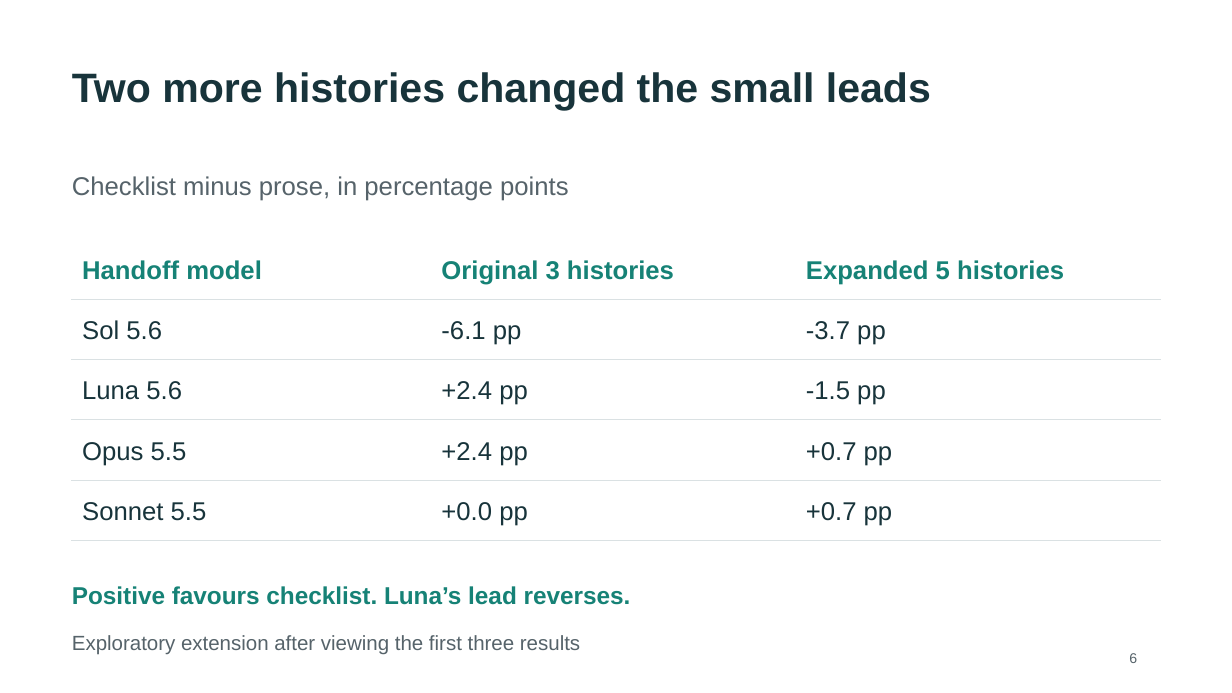
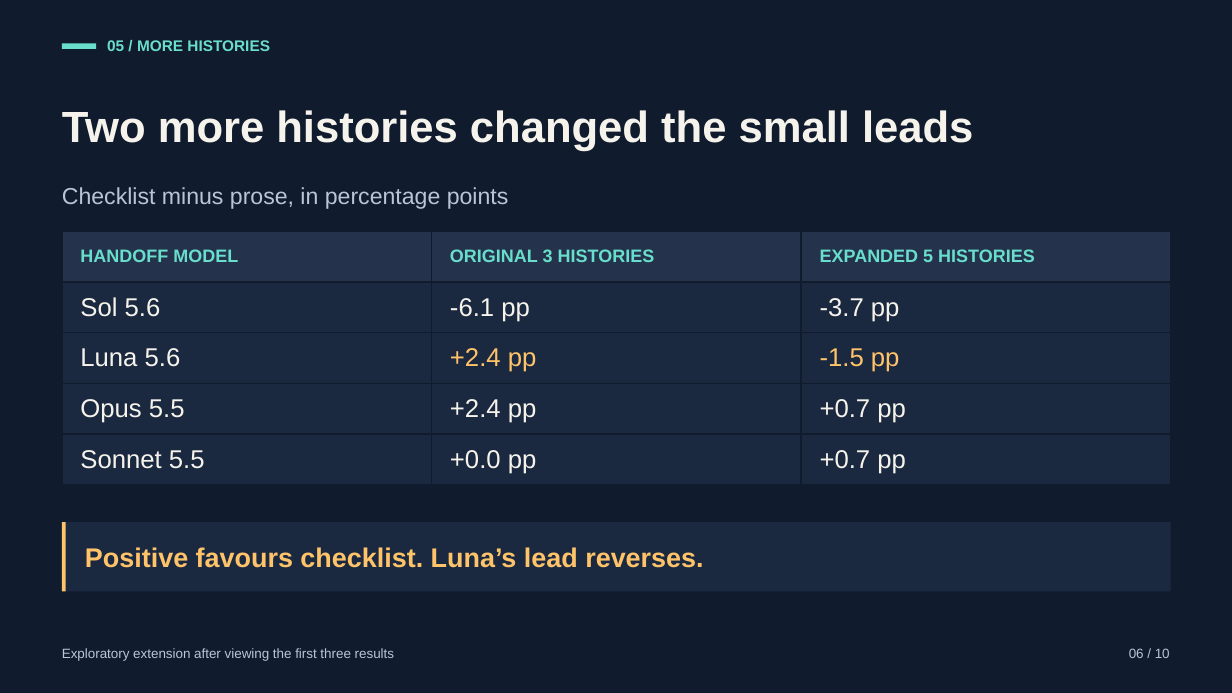
Before and after one commit to CS3227-2610-MP3-Deskmate/CS3227-2610-MP3, a slide deck: slide 6 of experiments/agent-handoff-2026-10-19/Agent_Handoff_Results.pptx. Drawn at 1232x693 pixels with LibreOffice and Linux fonts; fonts in the diff are those of the drawing. Boxes give left, top, right and bottom in pixels: in the first picture for what was removed or moved away, otherwise in the second. Text is boxed around its words. In the diff, an @@ line names an element or a change of style, - is before the commit and + after.

Commit message:
docs: Restyle the agent handoff slides

```diff
--- a/experiments/agent-handoff-2026-10-19/Agent_Handoff_Results.pptx
+++ b/experiments/agent-handoff-2026-10-19/Agent_Handoff_Results.pptx
@@ background #FFFFFF to #101B2D @@
@@ rectangle added at (62, 43, 96, 49), fill #69DECC @@
@@ text added at (107, 40, 270, 51), 12 pt, text #69DECC, bold @@
+05 / MORE HISTORIES
@@ text "Two more histories changed the ...": place and size @@
-text "Two more histories changed the ..." at (72, 72, 931, 110)
+text "Two more histories changed the ..." at (62, 110, 973, 151)
@@ text "Two more histories changed the ..." at (62, 110, 973, 151): size 32 to 34 pt, text colour #18343B to #F5F3EB; line spacing 1.15 to 1; vertical alignment top to middle @@
@@ text "Checklist minus prose, in percentage ...": place and size @@
-text "Checklist minus prose, in percentage ..." at (72, 176, 569, 201)
+text "Checklist minus prose, in percentage ..." at (62, 187, 509, 209)
@@ text "Checklist minus prose, in percentage ..." at (62, 187, 509, 209): size 20 to 18 pt, text colour #56636A to #B9C4D5; line spacing 1.15 to 1 @@
@@ table at (62, 231, 1171, 485) @@
-row 1: Handoff model | Original 3 histories | Expanded 5 histories
+row 1: HANDOFF MODEL | ORIGINAL 3 HISTORIES | EXPANDED 5 HISTORIES
@@ fill #FFFFFF to #24334B in row 1 @@
@@ fill #FFFFFF to #1B2940 in 12 cells @@
@@ text colour #18343B to #F5F3EB in "Sol 5.6", "-6.1 pp", "-3.7 pp", "Luna 5.6" and 6 more places @@
@@ text colour #18343B to #FFC36A in "+2.4 pp", "-1.5 pp" @@
@@ borders changed @@
@@ table: place and size @@
-table at (72, 238, 1160, 540)
+table at (62, 231, 1171, 485)
@@ rectangle added at (62, 522, 1171, 592), fill #1B2940 @@
@@ rectangle added at (62, 522, 66, 592), fill #FFC36A @@
@@ text "Positive favours checklist. Luna’s lead ...": place and size @@
-text "Positive favours checklist. Luna’s lead ..." at (72, 586, 631, 605)
+text "Positive favours checklist. Luna’s lead ..." at (85, 547, 703, 568)
@@ text "Positive favours checklist. Luna’s lead ..." at (85, 547, 703, 568): size 19 to 21 pt, text colour #168276 to #FFC36A; line spacing 1.15 to 1; vertical alignment top to middle @@
@@ text "Exploratory extension after viewing the ...": place and size @@
-text "Exploratory extension after viewing the ..." at (72, 635, 580, 655)
+text "Exploratory extension after viewing the ..." at (62, 648, 394, 661)
@@ text "Exploratory extension after viewing the ..." at (62, 648, 394, 661): size 16 to 10.5 pt, text colour #56636A to #B9C4D5; line spacing 1.15 to 1; vertical alignment top to middle @@
@@ text removed at (1129, 653, 1137, 663) @@
-6
@@ text added at (1129, 648, 1170, 658), 10.5 pt, text #B9C4D5 @@
+06 / 10
```
Also in this commit, not shown: 11 other slides changed, 1 other file.
